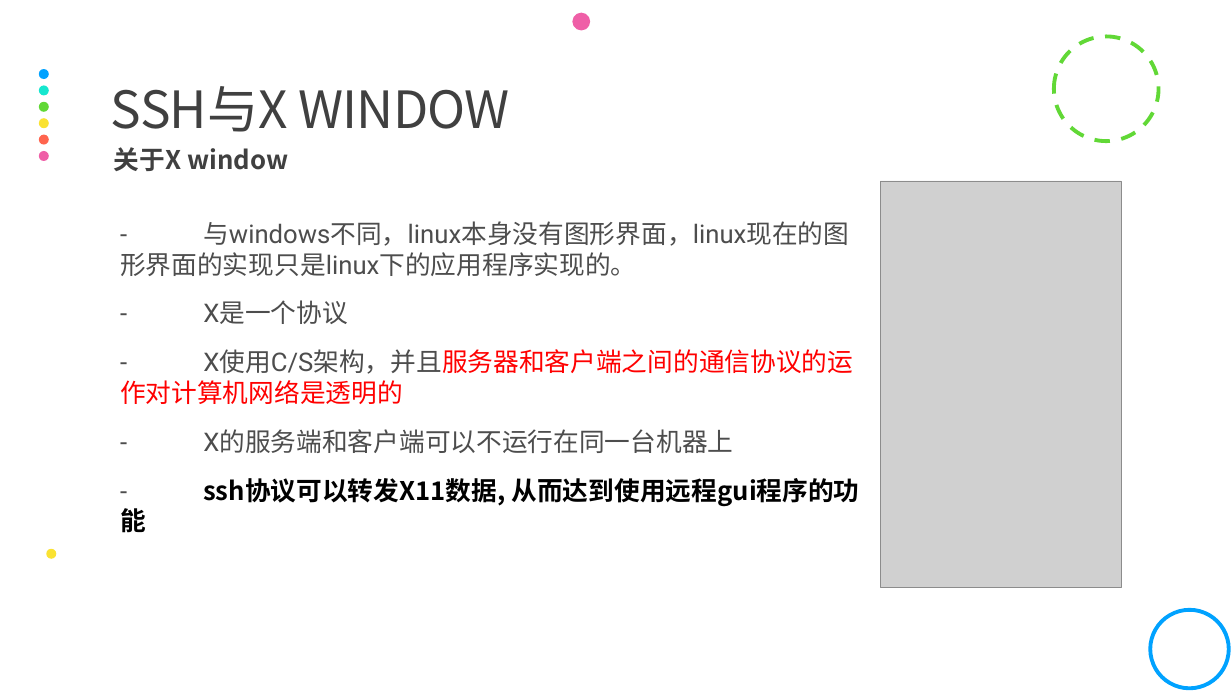
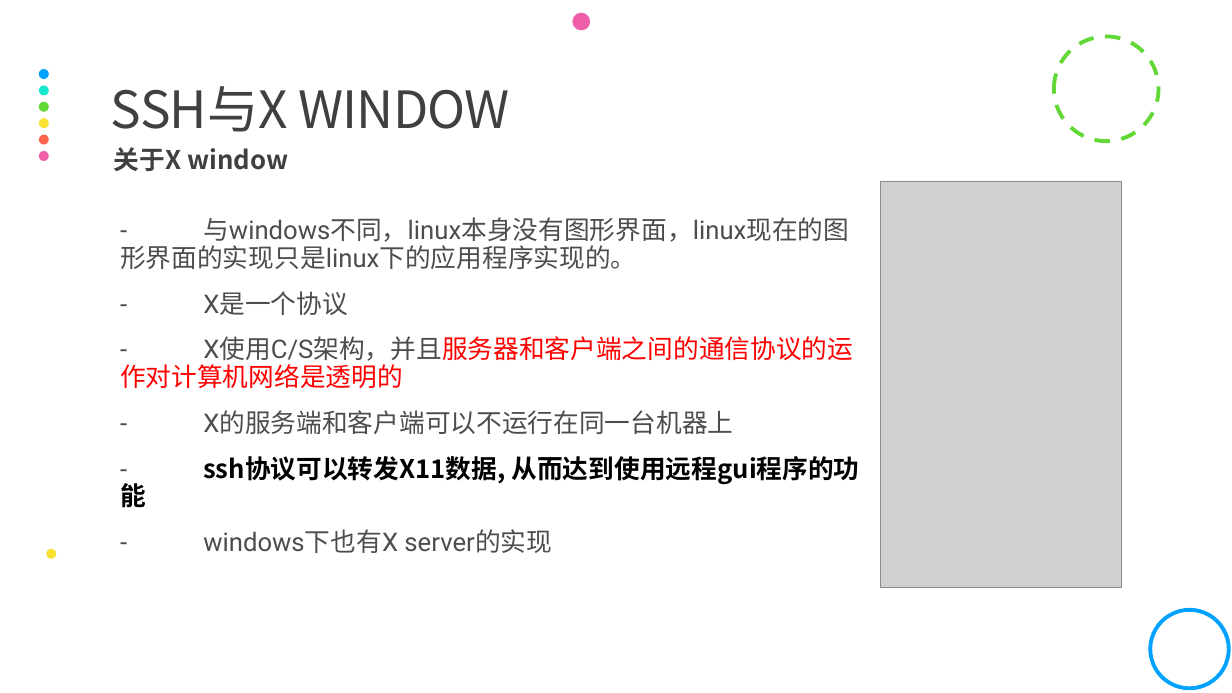
Before and after one commit to yrc123/yrcStudy, a slide deck: slide 8 of 服务外包/Linux使用基础.pptx. Drawn at 1232x693 pixels with LibreOffice and Linux fonts; fonts in the diff are those of the drawing; grey boxes stand for pictures. Boxes give left, top, right and bottom in pixels: in the first picture for what was removed or moved away, otherwise in the second. Text is boxed around its words. In the diff, an @@ line names an element or a change of style, - is before the commit and + after.

```diff
--- a/服务外包/Linux使用基础.pptx
+++ b/服务外包/Linux使用基础.pptx
@@ text at bbox=[120, 217, 860, 484]: line spacing 1 to 0.9 @@
@@ text at bbox=[203, 529, 552, 553]: paragraph added @@
+  - windows下也有X server的实现
```
Also in this commit, not shown: 3 other slides changed, 4 slides added, 4 slides removed.
